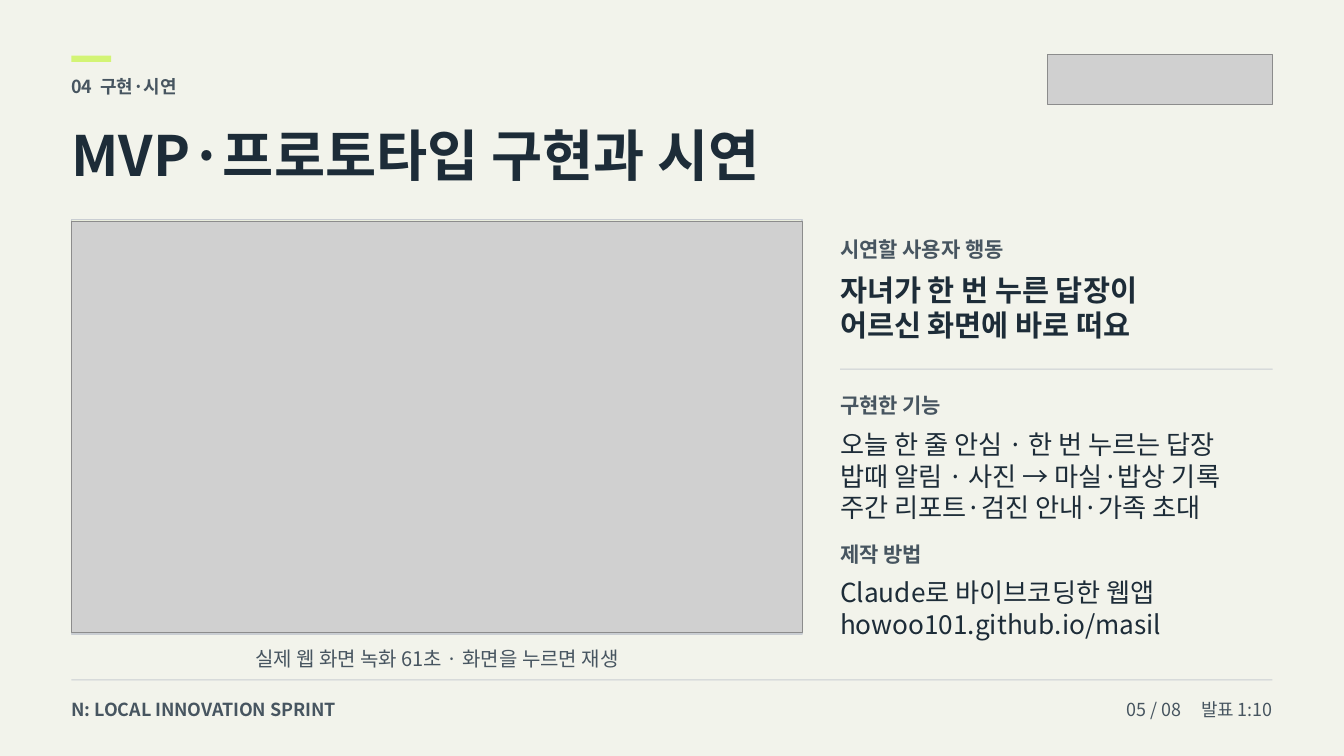
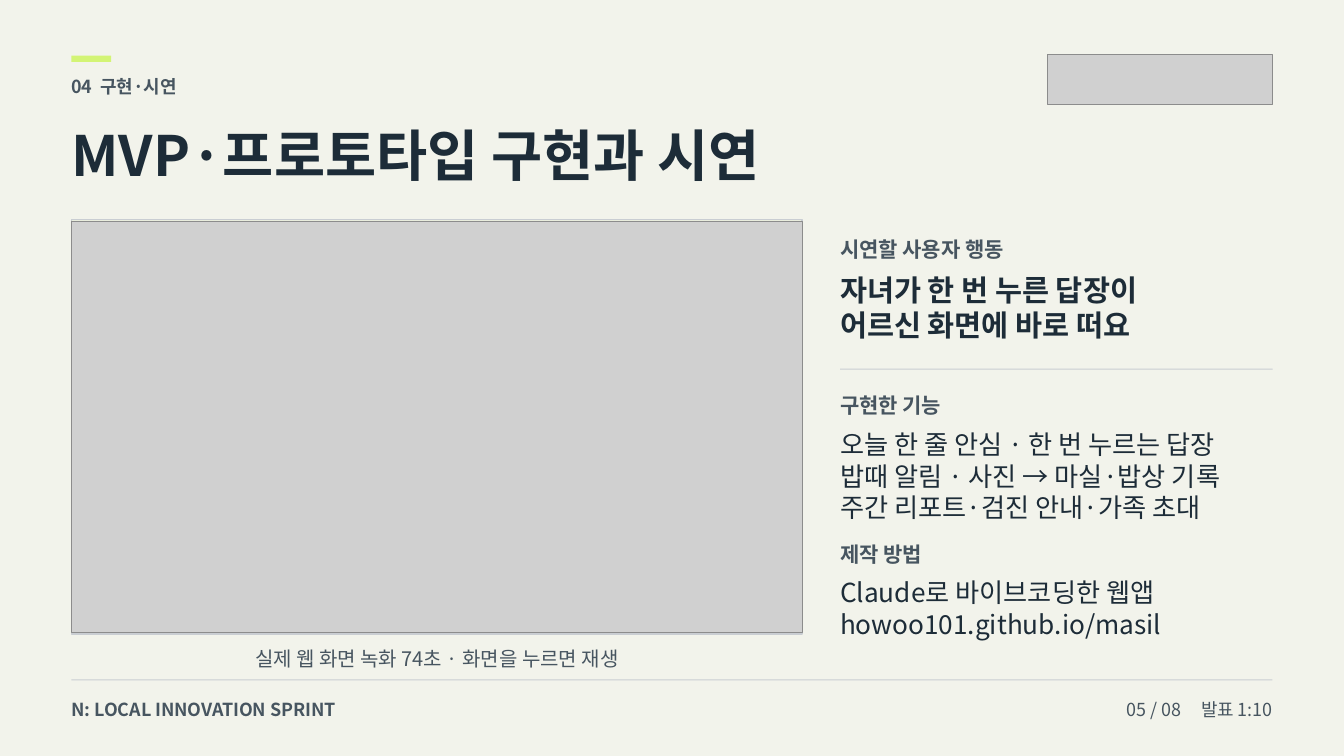
Before and after one commit to howoo101/masil, a slide deck: slide 5 of files/pitch-deck.pptx. Drawn at 1344x756 pixels with LibreOffice and Linux fonts; fonts in the diff are those of the drawing; grey boxes stand for pictures. Boxes give left, top, right and bottom in pixels: in the first picture for what was removed or moved away, otherwise in the second. Text is boxed around its words. In the diff, an @@ line names an element or a change of style, - is before the commit and + after.

```diff
--- a/files/pitch-deck.pptx
+++ b/files/pitch-deck.pptx
@@ text at (255,649,619,668): text changed @@
-실제 웹 화면 녹화 61초 · 화면을 누르면 재생
+실제 웹 화면 녹화 74초 · 화면을 누르면 재생
```
Also in this commit, not shown: 4 other files.
